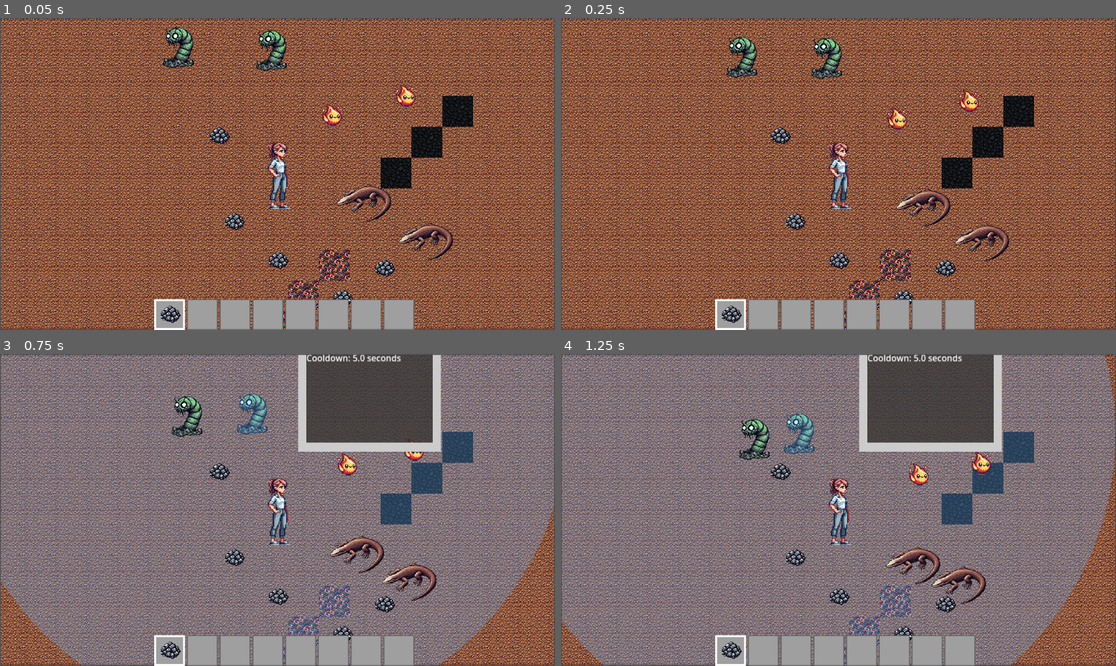
Above: before the commit, frames 1-4 (two rows, left to right).
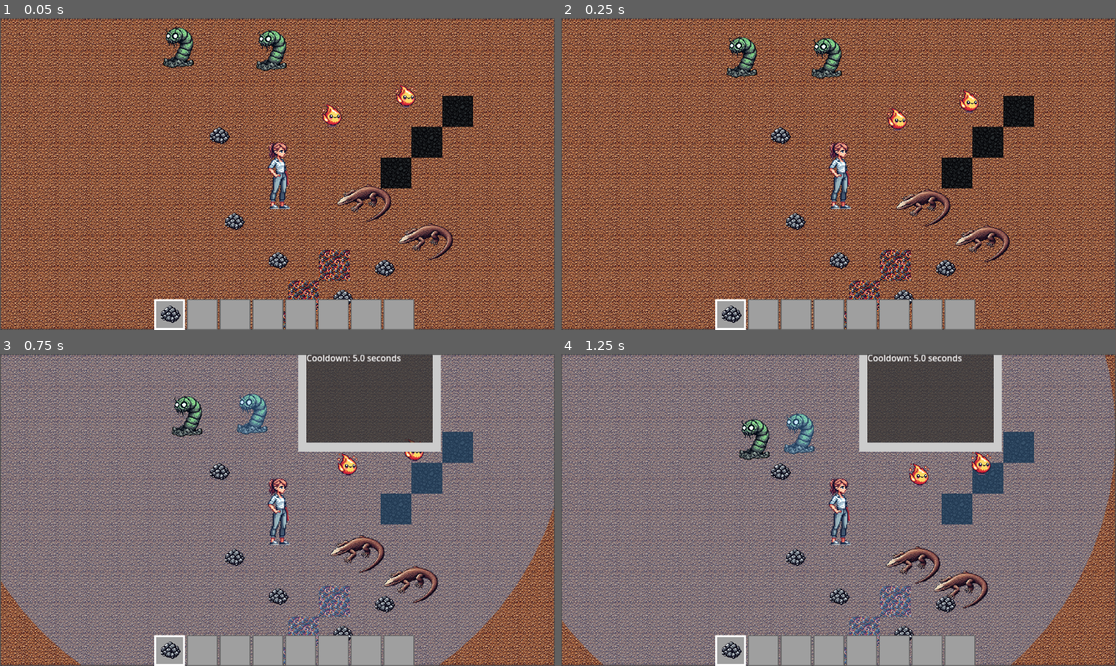
Above: after the commit, the same moments.

Repository: aaronjmcd2/ecomonster-project
Game: Godot game, scene res://scenes/Main.tscn
Same seed, same stepped clock (60 frames per second), same inputs: the game is played once before the commit and once after it.
Inputs (mouse positions are in pixels of both pictures, inside the frame that each line leads up to):
- Up to frame 1 (0.05 s): no input
- Up to frame 2 (0.25 s): no input
- Up to frame 3 (0.75 s): drag from (260, 403) to (233, 556) at 0.52 s
- Up to frame 4 (1.25 s): no input

Frame 1 is identical in both runs. In frame 2, 0.4% of the frame differs, in the area x 70-81%, y 65-79%; in frame 3, 0.8%; in frame 4, 0.9%, in the area x 58-77%, y 61-82%.

Commit message:
Dragon and FireElemental don't synchronize towards the same resource

Diff:
--- a/modules/SearchModule.gd
+++ b/modules/SearchModule.gd
@@ -4,6 +4,8 @@
 # Attached as Autoload singleton.
 
 extends Node
+
+var claimed_tile_positions := []
 
 # === Finds the closest unclaimed ore drop within range and claims it ===
 # origin: world position of the searching creature
@@ -47,18 +49,21 @@
 			var offset = Vector2i(x, y)
 			var cell = origin_cell + offset
 
-			# Skip tiles outside the circular search range
 			if offset.length() > radius:
 				continue
 
 			var cell_source = tilemap.get_cell_source_id(cell)
-			if cell_source == source_id:
-				var world_pos = tilemap.map_to_local(cell)
+			var world_pos = tilemap.map_to_local(cell)
+
+			# Skip if already claimed
+			if cell_source == source_id and not world_pos in claimed_tile_positions:
 				var dist = origin.distance_to(world_pos)
-
 				if dist < closest_distance:
 					closest_distance = dist
 					closest_tile = world_pos
 					found = true
 
+	if found:
+		claimed_tile_positions.append(closest_tile)
+
 	return closest_tile if found else null
--- a/scripts/Dragon.gd
+++ b/scripts/Dragon.gd
@@ -1,6 +1,6 @@
 # Dragon.gd
-# Handles Dragon behavior: consumes lava, converts it to soil, stores lava to excrete ore drops, tracks efficiency.
-# Uses: SearchModule, ConversionModule (optional), MonsterInfo, SearchRadiusDisplay
+# Handles Dragon behavior: searches for lava, converts to soil, stores lava, and excretes ore after cooldown.
+# Uses: SearchModule, MonsterInfo, SearchRadiusDisplay
 
 extends CharacterBody2D
 
@@ -15,38 +15,40 @@
 @export var ore_drop_scene: PackedScene
 @export var required_lava_to_excrete: int = 2
 
-var efficiency_score: float = 0.0
-const EFFICIENCY_RATE := 100.0 / (5 * 60.0)
-
-var target_tile = Vector2.ZERO
+var target_tile = null
 var lava_storage: int = 0
 var cooldown_timer: float = 0.0
 var is_cooling_down: bool = false
 var is_efficient: bool = false
 
+var efficiency_score: float = 0.0
+const EFFICIENCY_RATE := 100.0 / (5 * 60.0)
+
 var wander_timer: float = 0.0
-var wander_target = Vector2.ZERO
+var wander_target: Vector2 = Vector2.ZERO
 
 func _ready():
-	# Set the visual radius size in pixels
+	collision_layer = 2
+	collision_mask = 1
 	if search_display:
 		search_display.set_radius(search_radius * 32)
 
 func _process(delta: float) -> void:
-	var was_efficient = is_efficient
 	is_efficient = false
 
-	_process_behavior()
-
-	# Cooldown phase = excretion prep
 	if is_cooling_down:
-		is_efficient = true
 		cooldown_timer -= delta
 		if cooldown_timer <= 0.0:
 			_excrete_ore()
 			is_cooling_down = false
+		is_efficient = true
+	else:
+		if target_tile:
+			_move_toward_target(delta)
+		else:
+			_search_for_lava()
 
-	# Update efficiency tracker
+	# Efficiency scoring
 	if is_efficient:
 		efficiency_score += EFFICIENCY_RATE * delta
 	else:
@@ -54,39 +56,48 @@
 
 	efficiency_score = clamp(efficiency_score, 0.0, 100.0)
 
-func _process_behavior() -> void:
-	# Look for lava tiles to consume
-	var found_tile = SearchModule.find_nearest_tile(global_position, search_radius, 2)  # 2 = Lava
+func _search_for_lava() -> void:
+	target_tile = SearchModule.find_nearest_tile(global_position, search_radius, 2)  # 2 = lava
+	if not target_tile:
+		_pick_wander_target()
 
-	if found_tile != null:
-		_move_toward_target(found_tile)
+func _pick_wander_target() -> void:
+	var angle = randf() * TAU
+	var offset = Vector2(cos(angle), sin(angle)) * 32
+	wander_target = global_position + offset
+	target_tile = null
 
-		if global_position.distance_to(found_tile) < 8.0:
-			_consume_lava(found_tile)
+func _move_toward_target(delta: float) -> void:
+	var target = target_tile if target_tile else wander_target
+	var direction = (target - global_position).normalized()
+	velocity = direction * move_speed
+	move_and_slide()
 
-		is_efficient = true
-	else:
-		_wander()
+	if global_position.distance_to(target) < 5.0:
+		if target_tile:
+			_consume_lava()
+		else:
+			_pick_wander_target()
 
-func _consume_lava(tile_position: Vector2) -> void:
-	# Converts lava tile to soil and stores lava
-	if lava_storage >= max_lava_storage:
+func _consume_lava() -> void:
+	if not target_tile or lava_storage >= max_lava_storage:
 		return
 
-	var tile_pos = tile_map_layer.local_to_map(tile_position)
-	var current_source = tile_map_layer.get_cell_source_id(tile_pos)
+	var tile_pos = tile_map_layer.local_to_map(target_tile)
+	var source_id = tile_map_layer.get_cell_source_id(tile_pos)
 
-	if current_source == 2:  # Lava
-		tile_map_layer.set_cell(tile_pos, 3, Vector2i(0, 0))  # 3 = Soil
-		# Optional: Use ConversionModule.replace_tile(tile_position, 2, 3)
+	if source_id == 2:  # lava
+		tile_map_layer.set_cell(tile_pos, 3, Vector2i(0, 0))  # 3 = soil
 		lava_storage += 1
+		SearchModule.claimed_tile_positions.erase(target_tile)
 
 		if lava_storage >= required_lava_to_excrete:
 			is_cooling_down = true
 			cooldown_timer = cooldown_time
 
+	target_tile = null
+
 func _excrete_ore() -> void:
-	# Spawns ore drop(s) around the dragon
 	for i in range(ore_drop_count):
 		var ore_instance = ore_drop_scene.instantiate()
 		var offset = Vector2(randi_range(-8, 8), randi_range(-8, 8))
@@ -94,26 +105,8 @@
 		get_parent().add_child(ore_instance)
 
 	lava_storage = 0
-	is_cooling_down = false
 
-func _wander() -> void:
-	# Picks a random target every few seconds and moves toward it
-	wander_timer -= get_process_delta_time()
-	if wander_timer <= 0.0:
-		var angle = randf() * PI * 2.0
-		wander_target = global_position + Vector2(cos(angle), sin(angle)) * 32
-		wander_timer = 2.0
-
-	_move_toward_target(wander_target)
-
-func _move_toward_target(target: Vector2) -> void:
-	# Movement function toward a given position
-	var direction = (target - global_position).normalized()
-	velocity = direction * move_speed
-	move_and_slide()
-
-func _input_event(viewport, event, shape_idx):
-	# Show popup info when clicked
+func _input_event(viewport, event, shape_idx) -> void:
 	if event is InputEventMouseButton and event.pressed and event.button_index == MOUSE_BUTTON_LEFT:
 		var info = {
 			"name": "Dragon",
@@ -126,7 +119,6 @@
 		MonsterInfo.show_info(info, event.position)
 
 func get_live_stats() -> Dictionary:
-	# Called externally for live data
 	return {
 		"efficiency": int(efficiency_score),
 		"stats": "Lava Stored: %d/%d\nOre Output: %d\nCooldown: %.1f sec" % [
--- a/scripts/FireElemental.gd
+++ b/scripts/FireElemental.gd
@@ -68,7 +68,10 @@
 
 func _convert_coal_to_lava() -> void:
 	# Calls ConversionModule to replace coal with lava
-	ConversionModule.replace_tile(target_position, 0, 2)  # 0 = coal, 2 = lava
+	ConversionModule.replace_tile(target_position, 0, 2)  # 0 = Coal, 2 = Lava
+
+	# Remove the tile from claimed list so others can target it later
+	SearchModule.claimed_tile_positions.erase(target_position)
 
 func _input_event(viewport, event, shape_idx):
 	# Handle left-click to show monster info popup
